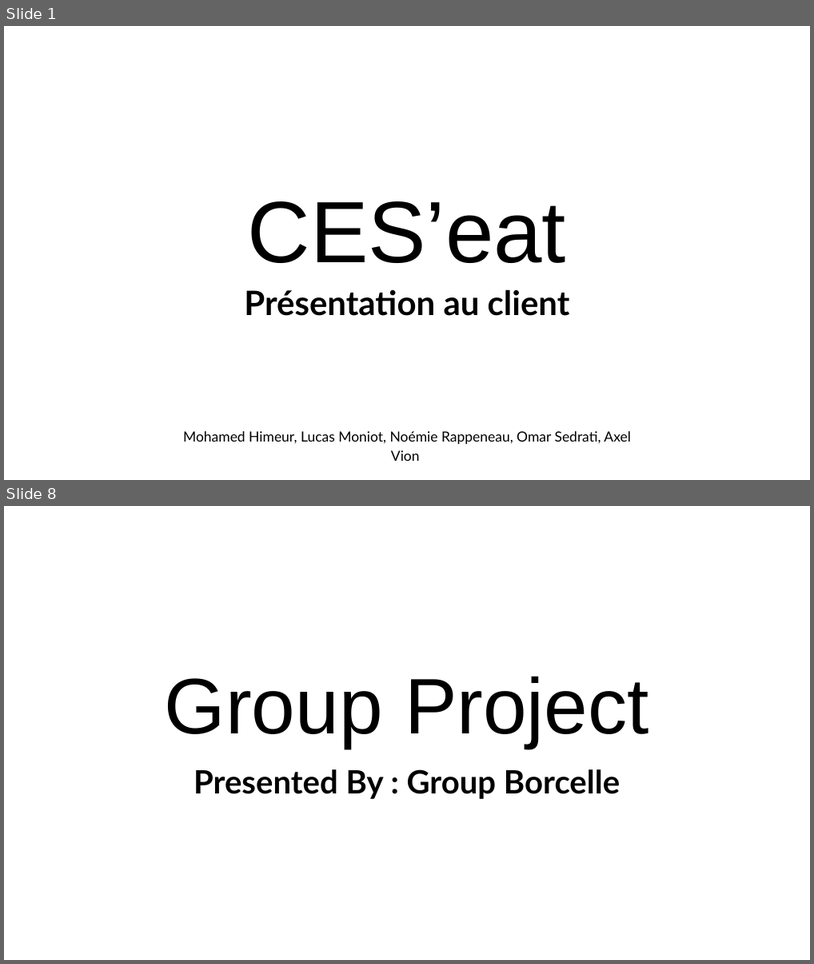
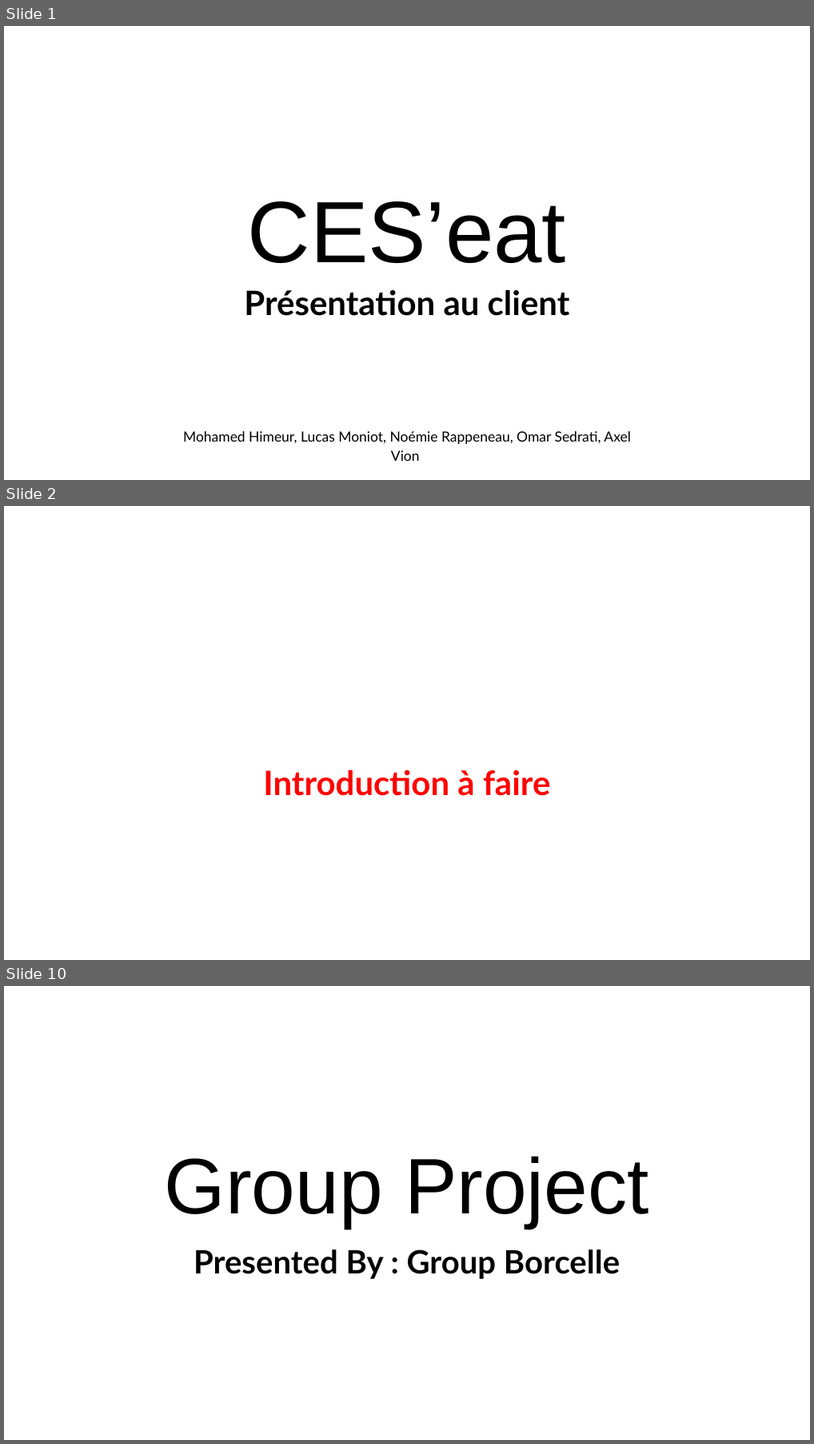
Before and after one commit to omar-sdt/CES-eat, a slide deck: docs/Présentation CES'eat.pptx. Shown one above the other, each under a label of ours: slides 1 and 8 before the commit, slides 1, 2 and 10 after it; the slides between them are not shown. The pictures are 814x964 and 814x1444 pixels, drawn with LibreOffice and Linux fonts; fonts in the diff are those of the drawing; background and template pictures are left out. Boxes give left, top, right and bottom in pixels: in the first picture for what was removed or moved away, otherwise in the second. Text is boxed around its words. In the diff, an @@ line names an element or a change of style, - is before the commit and + after.

```diff
--- a/docs/Présentation CES'eat.pptx
+++ b/docs/Présentation CES'eat.pptx
@@ slide 2 added at (4, 506, 810, 960), background picture (left out) @@
@@ text added at (263, 769, 550, 796), 60 pt, text #FF0000, bold @@
+Introduction à faire
@@ what was slide 8 is now slide 10 @@
```
Also in this commit, not shown: 4 slides changed, 2 other slides added, 1 slide removed.
